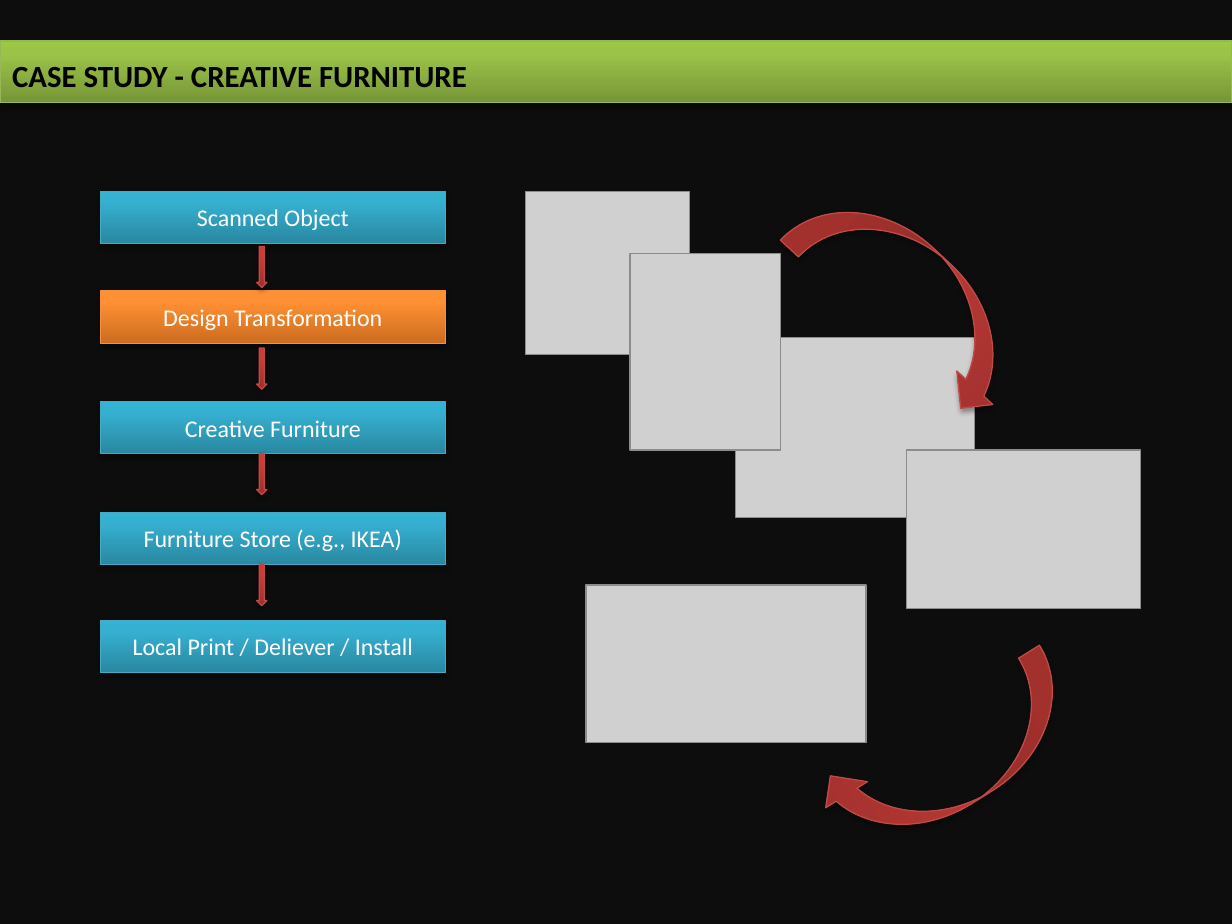
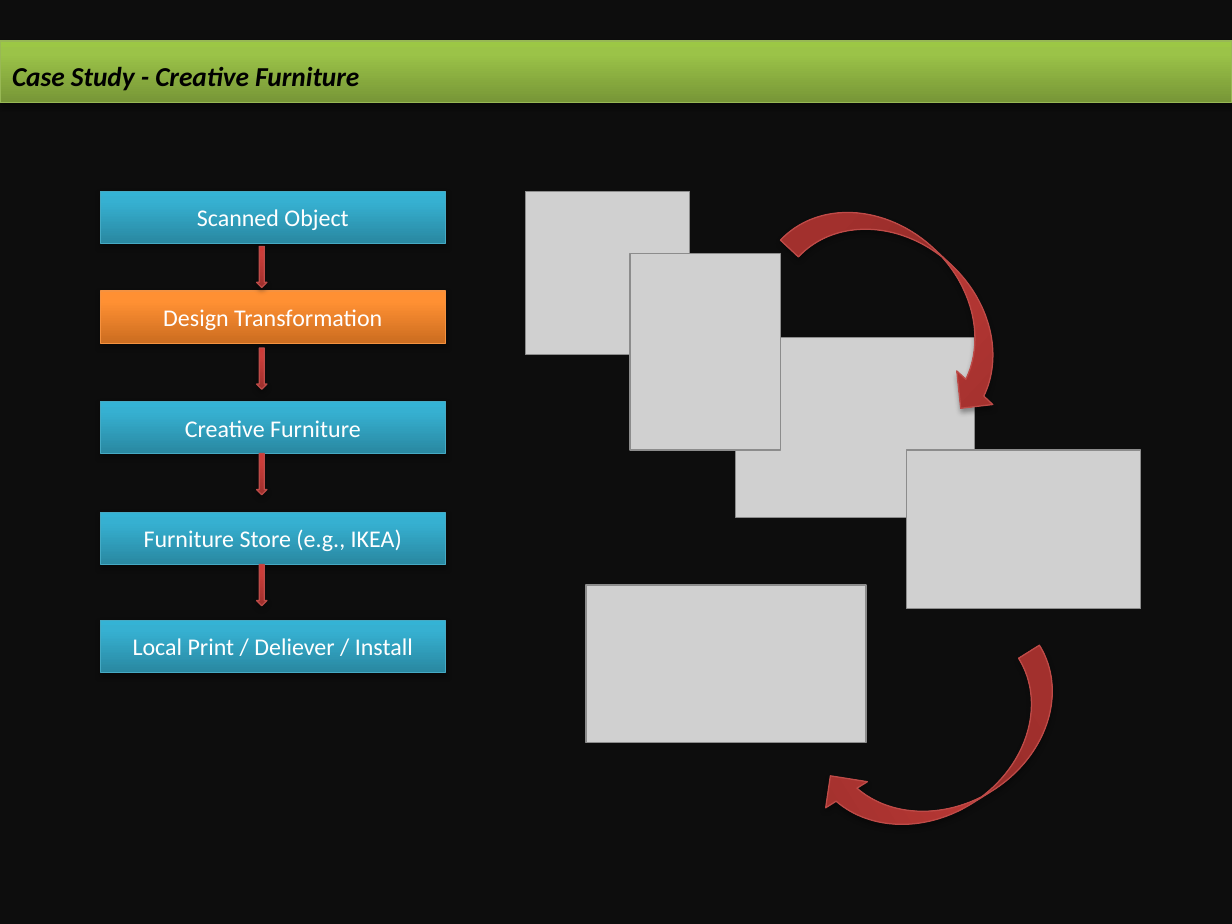
Before and after one commit to dongzgh/visplayer, a slide deck: slide 1 of docs/products/business_case_furniture.pptx. Drawn at 1232x924 pixels with LibreOffice and Linux fonts; fonts in the diff are those of the drawing; grey boxes stand for pictures. Boxes give left, top, right and bottom in pixels: in the first picture for what was removed or moved away, otherwise in the second. Text is boxed around its words. In the diff, an @@ line names an element or a change of style, - is before the commit and + after.

```diff
--- a/docs/products/business_case_furniture.pptx
+++ b/docs/products/business_case_furniture.pptx
@@ text in rectangle at [12,67,359,91]: text changed; size 18 to 16 pt; italic on @@
-CASE STUDY - CREATIVE FURNITURE
+Case Study - Creative Furniture
```
Also in this commit, not shown: 3 other files.
